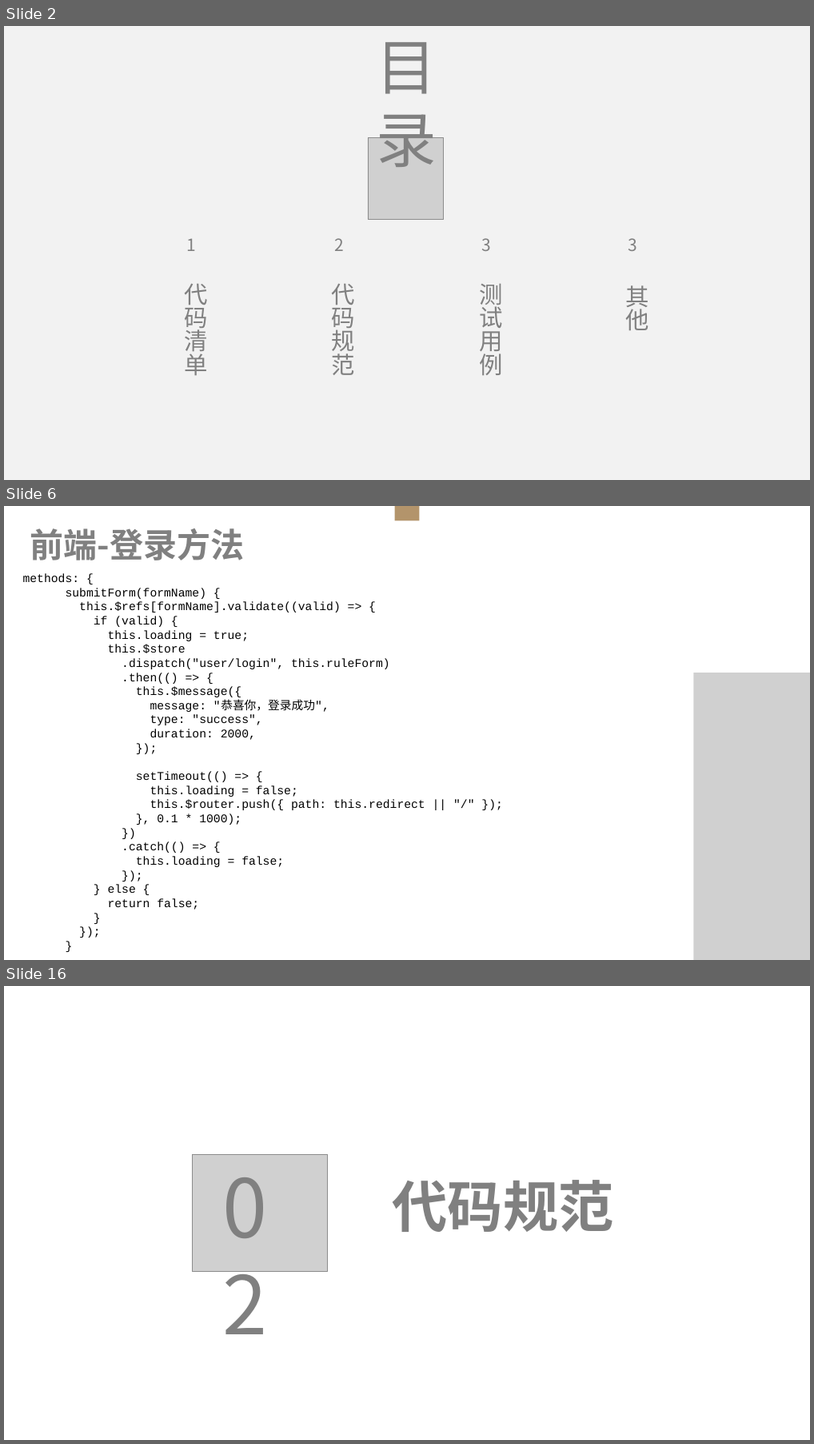
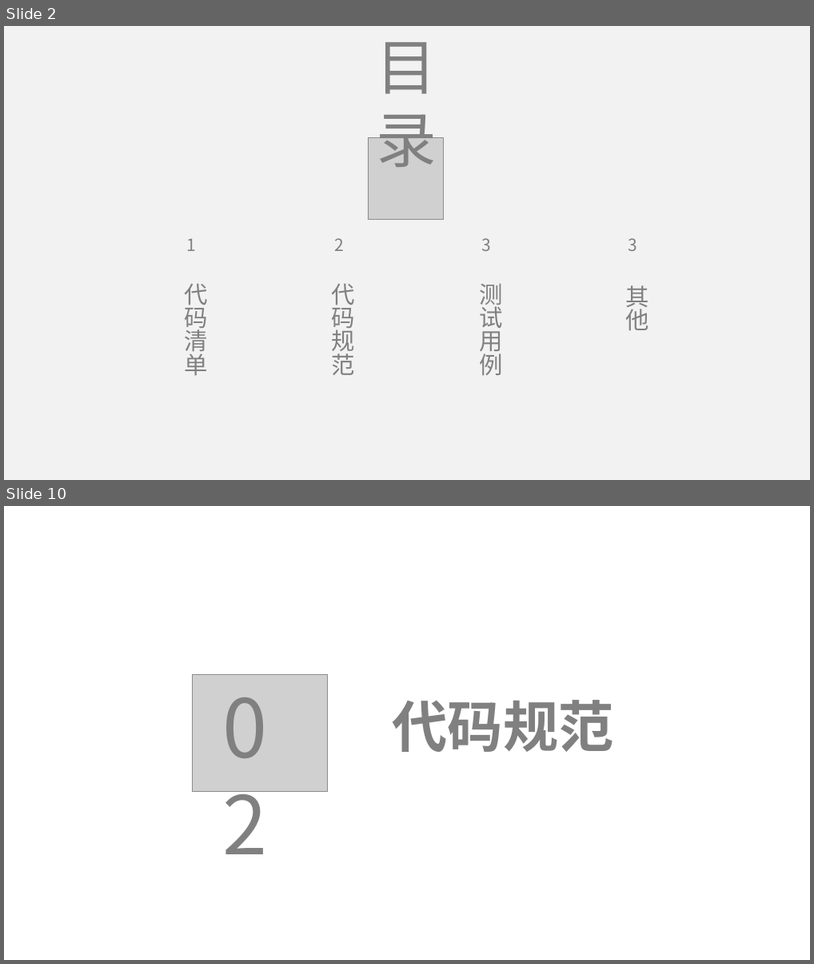
Before and after one commit to lenovo-wu/G11ZUCC, a slide deck: 代码实现.pptx. Shown one above the other, each under a label of ours: slides 2, 6 and 16 before the commit, slides 2 and 10 after it; the slides between them are not shown. The pictures are 814x1444 and 814x964 pixels, drawn with LibreOffice and Linux fonts; fonts in the diff are those of the drawing; grey boxes stand for pictures. Boxes give left, top, right and bottom in pixels: in the first picture for what was removed or moved away, otherwise in the second. Text is boxed around its words. In the diff, an @@ line names an element or a change of style, - is before the commit and + after.

```diff
--- a/代码实现.pptx
+++ b/代码实现.pptx
@@ slide 6 removed at bbox=[4, 506, 810, 960], background #FFFFFF @@
@@ text removed at bbox=[30, 528, 244, 560] @@
-前端-登录方法
@@ rectangle removed at bbox=[394, 506, 419, 520] @@
@@ text removed at bbox=[23, 573, 426, 909] @@
-methods: {
-submitForm(formName) {
-this.$refs[formName].validate((valid) => {
-if (valid) {
-this.loading = true;
-this.$store
-.dispatch("user/login", this.ruleForm)
-.then(() => {
-this.$message({
-message: "恭喜你，登录成功",
-type: "success",
-duration: 2000,
-});
-setTimeout(() => {
-this.loading = false;
-this.$router.push({ path: this.redirect || "/" });
-}, 0.1 * 1000);
-})
-.catch(() => {
-this.loading = false;
-});
-} else {
-return false;
-}
-});
-}
@@ picture removed at bbox=[694, 672, 810, 960] @@
@@ what was slide 16 is now slide 10 @@
```
Also in this commit, not shown: 2 slides changed, 13 slides added, 15 other slides removed.
